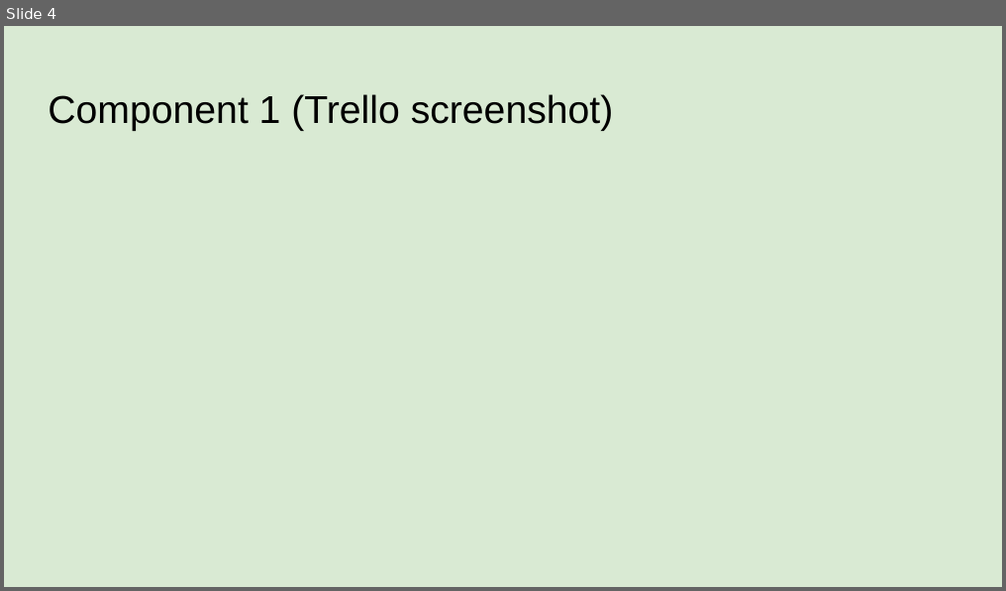
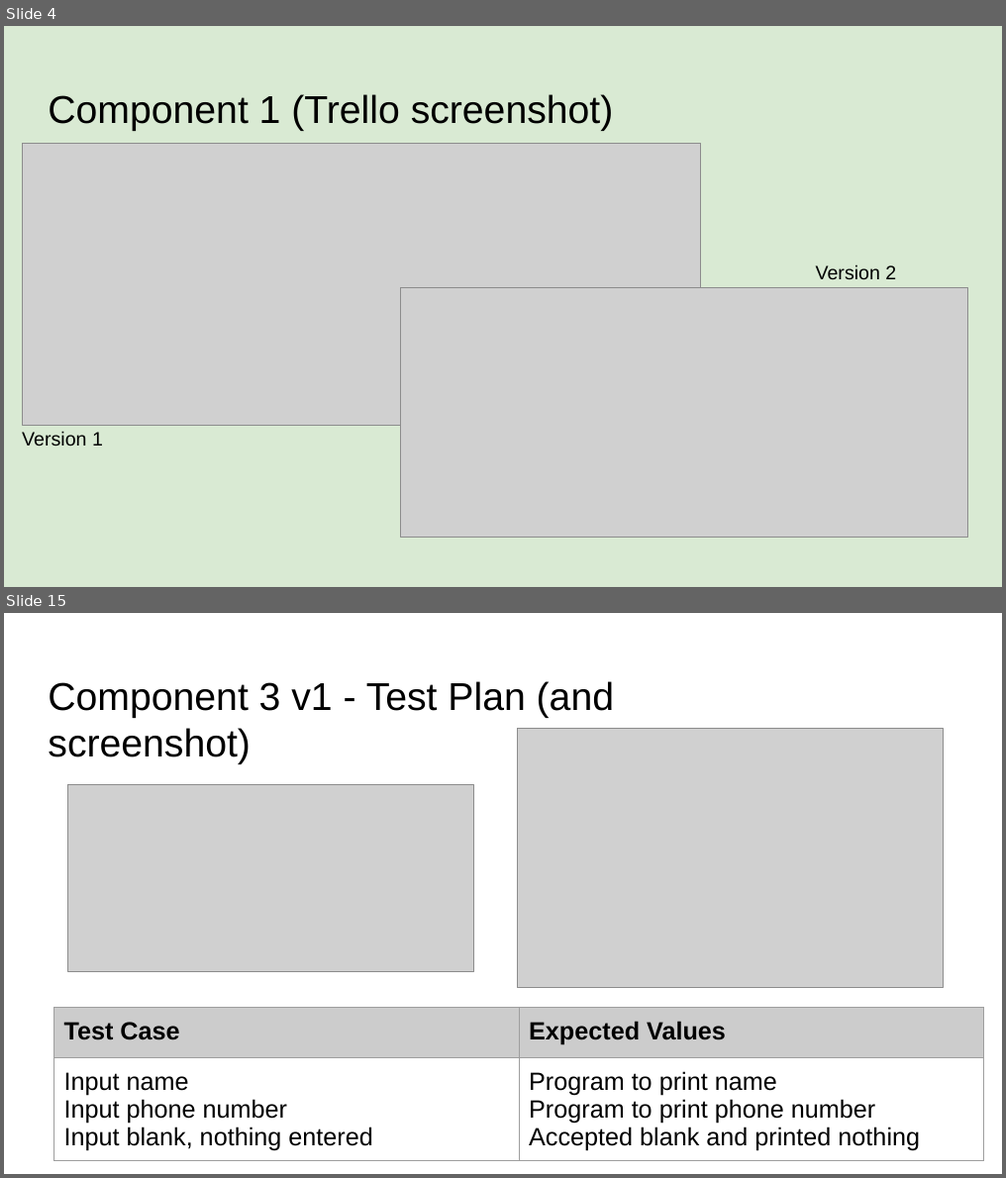
Before and after one commit to LaurenceStewart/Pizza_Bot, a slide deck: 022_91893+_+91897+Documentation.pptx. Shown one above the other, each under a label of ours: slide 4 before the commit, slides 4 and 15 after it; the slides between them are not shown. The pictures are 1006x591 and 1006x1178 pixels, drawn with LibreOffice and Linux fonts; fonts in the diff are those of the drawing; grey boxes stand for pictures. Boxes give left, top, right and bottom in pixels: in the first picture for what was removed or moved away, otherwise in the second. Text is boxed around its words. In the diff, an @@ line names an element or a change of style, - is before the commit and + after.

```diff
--- a/022_91893+_+91897+Documentation.pptx
+++ b/022_91893+_+91897+Documentation.pptx
@@ slide 15 added at box(4, 613, 1002, 1174), background #FFFFFF @@
@@ title added at box(48, 681, 614, 764), 28 pt, text #000000 @@
+Component 3 v1 - Test Plan (and screenshot)
@@ picture added at box(518, 729, 944, 988) @@
@@ picture added at box(68, 784, 473, 972) @@
@@ table added at box(54, 1007, 984, 1167), 2 rows, 2 columns @@
+Test Case | Expected Values
+Input name / Input phone number / Input blank, nothing entered | Program to print name / Program to print phone number / Accepted blank and printed nothing
@@ slide 4 changed as well @@
@@ picture added at box(22, 144, 701, 426) @@
@@ picture added at box(400, 287, 968, 537) @@
@@ text added at box(816, 265, 896, 280), 14 pt, text #000000 @@
+Version 2
@@ text added at box(22, 431, 103, 447), 14 pt, text #000000 @@
+Version 1
```
Also in this commit, not shown: 2 other slides changed, 39 other slides added, 1 slide removed, 3 other files.
